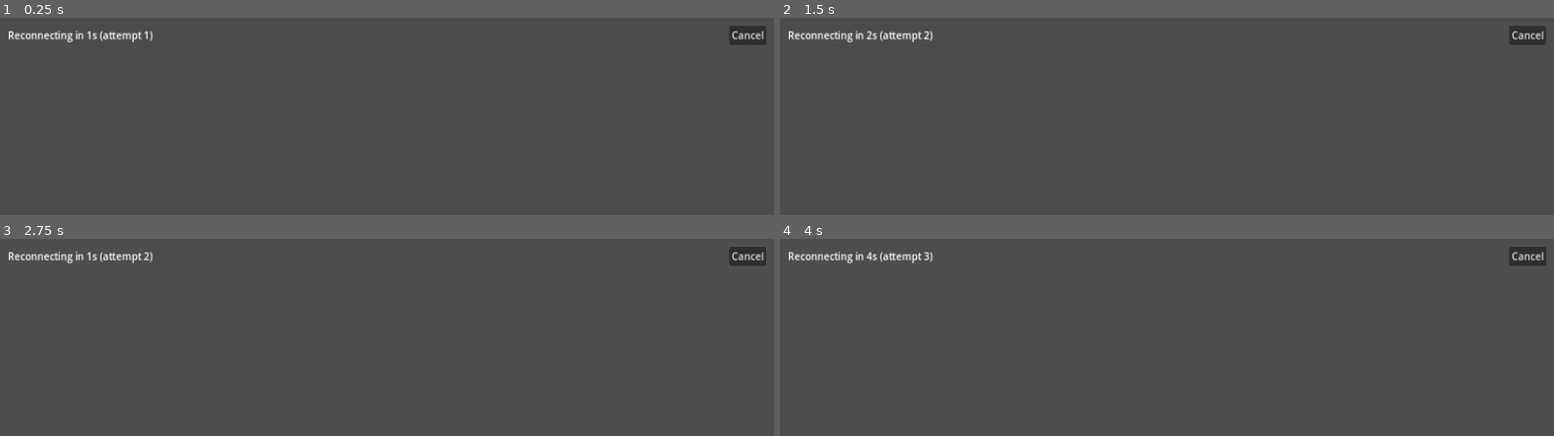
Above: before the commit, frames 1-4 (two rows, left to right).
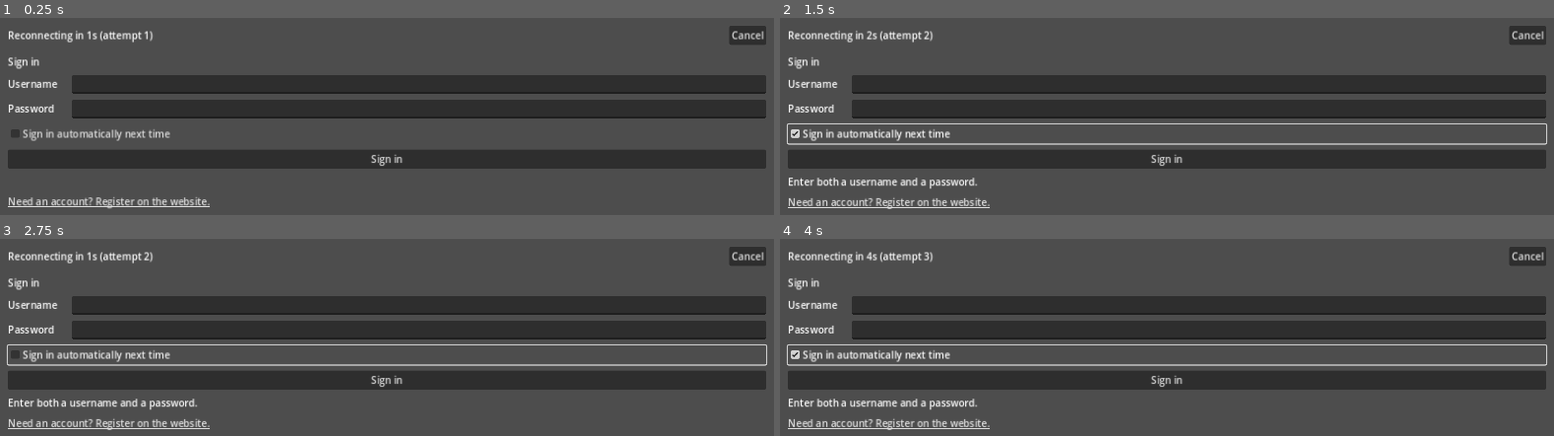
Above: after the commit, the same moments.

Repository: YUChoe/KarnasChronicles-DividedDominio-client
Game: Godot game, scene res://scenes/boot/boot.tscn
Same seed, same stepped clock (60 frames per second), same inputs: the game is played once before the commit and once after it.
Inputs (mouse positions are in pixels of both pictures, inside the frame that each line leads up to):
- Up to frame 1 (0.25 s): no input
- Up to frame 2 (1.5 s): click (1167, 159) at 0.5 s, where only the run after the commit has a clickable "Sign in"; click (1167, 134) at 1.25 s, where only the run after the commit has a clickable "Sign in automatically next ti…"
- Up to frame 3 (2.75 s): click (387, 355) at 2 s, where only the run after the commit has a clickable "Sign in automatically next ti…"
- Up to frame 4 (4 s): click (1167, 380) at 2.75 s, where only the run after the commit has a clickable "Sign in"; click (1167, 355) at 3.5 s, where only the run after the commit has a clickable "Sign in automatically next ti…"

The runs differ from the first frame. In frame 1, 28% of the frame differs, in the area x 1-99%, y 20-97%; in frame 2, 30%, in the area x 0-100%, y 20-97%; in frame 3, 30%; in frame 4, 30%.

Commit message:
feat: godot-client Task 3 로그인과 로그아웃
- scenes/login/: 폼, 거절 사유 안내, 랜딩 링크, 자동 로그인
- scenes/main/: 게임 화면 자리. 로그아웃과 어드민 진입 버튼
- scripts/auth/credential_store.gd: 암호화 자격 보관
- boot.gd 가 두 화면을 담고 전환한다

어드민 버튼 노출 조건은 admin_channel.available 이다. 요구사항 4.7 은
is_admin 이라고 하지만 계약이 available 을 쓴다. 권한이 있어도 어드민 포트를
열지 않은 배포가 있기 때문이며 요구사항 문서가 서버 Task 7.1 보다 먼저 쓰였다.

자격 정보는 open_encrypted_with_pass 로 암호화하고 열쇠는 설치마다 무작위로
만든다. 파일을 눈으로 열어 보는 수준과 백업 폴더 유출은 막지만 같은 사용자
권한의 로컬 공격자는 막지 못한다. OS 키체인 접근 수단이 없다.

스냅샷 셋을 세는 것은 새 신호 snapshot_received 다. player_changed 는
login_result 에서도 발신되어 player_state 도착과 구별되지 않는다.

검증: 실제 MUD 서버와 게이트웨이로 로그인, 실패, 로그아웃, 재로그인,
어드민 버튼 노출 확인. 이 과정에서 찾은 서버 결함 넷은 서버 71946ad 에서
고쳤다. check:godot 12개, npm test 38건 통과.

Diff:
--- a/godot/scenes/boot/boot.gd
+++ b/godot/scenes/boot/boot.gd
@@ -1,34 +1,48 @@
 extends Node
 
-## 조립 지점.
+## 조립 지점이자 화면 전환의 뿌리.
 ##
 ## 연결, 디스패처, 액션 송신, 상태 저장소를 엮는다. 각 부품은 서로를 직접 찾지
 ## 않고 이곳에서 주입받는다. autoload 식별자를 직접 참조하는 곳은 여기뿐이다.
-##
-## 지금은 연결 상태만 보여준다. Task 3 이 로그인 화면을 얹으면 이 씬이 화면
-## 전환의 뿌리가 된다.
+
+const LOGIN_SCENE := preload("res://scenes/login/login.tscn")
+const MAIN_SCENE := preload("res://scenes/main/main.tscn")
+
+const LABEL_LOGIN := "login"
+const LABEL_LOGOUT := "logout"
+
+## 로그인 성공 후 게임 화면을 열기 전에 기다리는 스냅샷
+const REQUIRED_SNAPSHOTS: Array[String] = [
+	Protocol.ROOM_INFO, Protocol.PLAYER_STATE, Protocol.INVENTORY,
+]
 
 const NOTICE_UNSUPPORTED := "This client is out of date. Please update to continue."
 const NOTICE_CHANNEL := "Wrong channel: expected %s but the server reported %s. Check the connection settings."
-const NOTICE_READY := "Connected to %s. Login arrives in Task 3."
 const NOTICE_GATEWAY := "The gateway refused the connection: %s"
+const NOTICE_ADMIN := "The admin panel arrives in Task 11."
+const NOTICE_TIMEOUT := "The server did not answer the %s request."
 
 @onready var _connection: Connection = $Connection
 @onready var _action_sender: ActionSender = $ActionSender
 @onready var _indicator: ConnectionIndicator = %ConnectionIndicator
+@onready var _screens: Control = %Screens
 @onready var _notice: Label = %Notice
 
 var _config: ClientConfig = null
 var _dispatcher: Dispatcher = null
+var _store: GameStateStore = null
+var _login: LoginScreen = null
+var _main: MainScreen = null
+## 로그인 후 도착한 스냅샷 종류
+var _snapshots: Dictionary = {}
 
 
 func _ready() -> void:
 	_config = ClientConfig.load_or_create()
-
-	var store := get_node("/root/GameState") as GameStateStore
+	_store = get_node("/root/GameState") as GameStateStore
 
 	_dispatcher = Dispatcher.new()
-	_dispatcher.state = store
+	_dispatcher.state = _store
 
 	_connection.set_dispatcher(_dispatcher)
 	_connection.locale = _config.locale
@@ -36,30 +50,172 @@
 	_action_sender.connection = _connection
 	_action_sender.set_dispatcher(_dispatcher)
 
-	_connection.state_changed.connect(_on_state_changed.bind(store))
+	_connection.state_changed.connect(_on_state_changed)
 	_connection.protocol_unsupported.connect(_on_protocol_unsupported)
 	_connection.channel_mismatch.connect(_on_channel_mismatch)
 	_connection.closed.connect(_on_closed)
+
 	_dispatcher.gateway_error.connect(_on_gateway_error)
-
-	store.resync_required.connect(_on_resync_required)
+	_dispatcher.login_result_received.connect(_on_login_result)
+	_dispatcher.logout_result_received.connect(_on_logout_result)
+
+	_action_sender.request_timed_out.connect(_on_request_timed_out)
+
+	_store.resync_required.connect(_on_resync_required)
+	_store.snapshot_received.connect(_on_snapshot_received)
 
 	_indicator.bind(_connection)
 	_indicator.reconnect_requested.connect(_on_reconnect_requested)
 
+	_build_screens()
 	_notice.text = ""
 	_connection.open(_config.game_url())
 
 
-func _on_state_changed(state: Connection.State, store: GameStateStore) -> void:
-	store.set_connection_state(int(state), _connection.get_reconnect_attempt())
+## 순서가 중요하다. `@onready` 변수는 노드가 트리에 들어가 `_ready` 가 돌아야
+## 채워진다. `add_child` 보다 먼저 설정 메서드를 부르면 null 접근이 된다.
+func _build_screens() -> void:
+	_login = LOGIN_SCENE.instantiate()
+	_screens.add_child(_login)
+	_login.set_landing_url(_config.landing_url)
+	_login.submitted.connect(_on_login_submitted)
+
+	_main = MAIN_SCENE.instantiate()
+	_screens.add_child(_main)
+	_main.bind(_store)
+	_main.logout_requested.connect(_on_logout_requested)
+	_main.admin_requested.connect(_on_admin_requested)
+
+	var saved := CredentialStore.load_credentials()
+	if not saved.is_empty():
+		_login.prefill(
+			Protocol.as_string(saved.get("username")),
+			Protocol.as_string(saved.get("password")),
+			_config.auto_login)
+
+	_show_login()
+
+
+func _show_login() -> void:
+	_login.visible = true
+	_main.visible = false
+	_snapshots = {}
+
+
+func _show_main() -> void:
+	_login.visible = false
+	_main.visible = true
+	_notice.text = ""
+	print("게임 화면 진입. 어드민 버튼 노출=%s" % str(
+		Protocol.as_bool(_store.admin_channel.get("available"))))
+
+
+func _on_state_changed(state: Connection.State) -> void:
+	_store.set_connection_state(int(state), _connection.get_reconnect_attempt())
 	print("연결 상태: %s" % Connection.State.keys()[int(state)])
 
 	if state == Connection.State.READY:
-		_notice.text = NOTICE_READY % _config.game_url()
-	elif state == Connection.State.DISCONNECTED:
+		_login.set_connected(true)
+		_maybe_auto_login()
+		return
+
+	if state == Connection.State.DISCONNECTED:
 		# 응답이 올 수 없으므로 대기 중인 버튼을 되살린다
 		_action_sender.clear_pending()
+		# 서버 세션이 사라졌으므로 인증 상태도 버린다
+		_store.reset_session()
+		_login.set_connected(false)
+		_show_login()
+
+
+func _maybe_auto_login() -> void:
+	if not _config.auto_login:
+		_login.focus_first_empty()
+		return
+	var saved := CredentialStore.load_credentials()
+	if saved.is_empty():
+		return
+	_on_login_submitted(
+		Protocol.as_string(saved.get("username")),
+		Protocol.as_string(saved.get("password")),
+		true)
+
+
+func _on_login_submitted(username: String, password: String, remember: bool) -> void:
+	_login.set_busy(true)
+	_config.auto_login = remember
+	_config.save()
+
+	if remember:
+		CredentialStore.save_credentials(username, password)
+	else:
+		CredentialStore.clear()
+
+	var seq := _action_sender.send_request(
+		Protocol.LOGIN,
+		{"username": username, "password": password},
+		LABEL_LOGIN)
+	if seq == 0:
+		_login.show_notice("Could not send the sign-in request.")
+
+
+func _on_login_result(payload: Dictionary) -> void:
+	if not Protocol.as_bool(payload.get("success")):
+		# 저장된 자격이 더 이상 맞지 않으므로 자동 로그인을 끈다
+		CredentialStore.clear()
+		_config.auto_login = false
+		_config.save()
+		var code := Protocol.as_string(payload.get("reason_code"), "UNKNOWN")
+		print("로그인 거절: %s" % code)
+		_login.show_rejection(code)
+		return
+
+	# 계약이 room_info, player_state, inventory 를 이어서 보낸다. 셋을 모두 받은
+	# 뒤에 게임 화면을 연다.
+	_snapshots = {}
+	_login.set_busy(true)
+	print("로그인 성공: %s" % Protocol.as_string(_store.player.get("username"), "?"))
+
+
+func _on_snapshot_received(kind: String) -> void:
+	if not _store.authenticated or _main.visible:
+		return
+	if not REQUIRED_SNAPSHOTS.has(kind):
+		return
+
+	_snapshots[kind] = true
+	print("스냅샷 도착: %s" % kind)
+	for required: String in REQUIRED_SNAPSHOTS:
+		if not _snapshots.has(required):
+			return
+	_show_main()
+
+
+func _on_logout_requested() -> void:
+	_main.set_logout_busy(true)
+	var seq := _action_sender.send_request(Protocol.LOGOUT, {}, LABEL_LOGOUT)
+	if seq == 0:
+		_main.set_logout_busy(false)
+
+
+## 인증만 해제되고 연결은 유지된다. 다른 계정으로 다시 들어갈 수 있다.
+func _on_logout_result(_payload: Dictionary) -> void:
+	_main.set_logout_busy(false)
+	_show_login()
+	_login.show_notice("")
+	_login.focus_first_empty()
+
+
+func _on_admin_requested() -> void:
+	_notice.text = NOTICE_ADMIN
+
+
+func _on_request_timed_out(_seq: int, label: String) -> void:
+	if label == LABEL_LOGIN:
+		_login.show_notice(NOTICE_TIMEOUT % label)
+	elif label == LABEL_LOGOUT:
+		_main.set_logout_busy(false)
+		_notice.text = NOTICE_TIMEOUT % label
 
 
 func _on_protocol_unsupported(version: int) -> void:
--- a/godot/scenes/boot/boot.tscn
+++ b/godot/scenes/boot/boot.tscn
@@ -33,6 +33,11 @@
 unique_name_in_owner = true
 layout_mode = 2
 
+[node name="Screens" type="VBoxContainer" parent="Margin/VBox"]
+unique_name_in_owner = true
+layout_mode = 2
+size_flags_vertical = 3
+
 [node name="Notice" type="Label" parent="Margin/VBox"]
 unique_name_in_owner = true
 layout_mode = 2
--- /dev/null
+++ b/godot/scenes/login/login.gd
@@ -0,0 +1,106 @@
+class_name LoginScreen
+extends VBoxContainer
+
+## 로그인 화면.
+##
+## 회원가입 경로를 제공하지 않는다. 계정 생성은 랜딩 사이트가 서버의 계정 생성
+## 경로를 호출해 처리하며 이 화면은 링크만 보여준다.
+##
+## 거절 사유 문구는 자체 보유한다. 서버가 `message.key` 를 함께 보내지만 실패
+## 사유가 셋뿐이고 화면 맥락에 맞는 안내가 필요하다. Task 2.3 에서 Translator 를
+## 거치게 한다.
+
+signal submitted(username: String, password: String, remember: bool)
+
+## 계약이 정의한 로그인 실패 사유. 사용자명 존재 여부를 구분해 알려주지 않는
+## 것이 계정 열거 공격을 막는 조치이므로 문구도 구분하지 않는다.
+const REASON_TEXT := {
+	"INVALID_CREDENTIALS": "The username or password is incorrect.",
+	"ALREADY_LOGGED_IN": "That account is already signed in elsewhere.",
+	"ACCOUNT_LOCKED": "That account is locked. Please contact an administrator.",
+}
+const REASON_FALLBACK := "Sign-in failed (%s)."
+const TEXT_WAITING := "Signing in…"
+const TEXT_DISCONNECTED := "Not connected to the server."
+
+@onready var _username: LineEdit = %UsernameEdit
+@onready var _password: LineEdit = %PasswordEdit
+@onready var _remember: CheckBox = %RememberCheck
+@onready var _submit: Button = %SubmitButton
+@onready var _message: Label = %MessageLabel
+@onready var _landing: LinkButton = %LandingLink
+
+
+func _ready() -> void:
+	_submit.pressed.connect(_on_submit_pressed)
+	_username.text_submitted.connect(_on_text_submitted)
+	_password.text_submitted.connect(_on_text_submitted)
+	_landing.pressed.connect(_on_landing_pressed)
+	_message.text = ""
+
+
+func set_landing_url(url: String) -> void:
+	_landing.uri = url
+
+
+## 저장된 자격으로 폼을 채운다. 자동 로그인은 호출 측이 결정한다.
+func prefill(username: String, password: String, remember: bool) -> void:
+	_username.text = username
+	_password.text = password
+	_remember.button_pressed = remember
+
+
+## 연결이 준비되지 않았으면 입력을 막는다.
+func set_connected(connected: bool) -> void:
+	_submit.disabled = not connected
+	if not connected:
+		_message.text = TEXT_DISCONNECTED
+	elif _message.text == TEXT_DISCONNECTED:
+		_message.text = ""
+
+
+func set_busy(busy: bool) -> void:
+	_submit.disabled = busy
+	_username.editable = not busy
+	_password.editable = not busy
+	if busy:
+		_message.text = TEXT_WAITING
+
+
+func show_rejection(reason_code: String) -> void:
+	set_busy(false)
+	_password.text = ""
+	_message.text = REASON_TEXT.get(reason_code, REASON_FALLBACK % reason_code)
+
+
+func show_notice(text: String) -> void:
+	set_busy(false)
+	_message.text = text
+
+
+func focus_first_empty() -> void:
+	if _username.text.is_empty():
+		_username.grab_focus()
+	else:
+		_password.grab_focus()
+
+
+func _on_text_submitted(_text: String) -> void:
+	_on_submit_pressed()
+
+
+func _on_submit_pressed() -> void:
+	var username := _username.text.strip_edges()
+	var password := _password.text
+	if username.is_empty() or password.is_empty():
+		_message.text = "Enter both a username and a password."
+		return
+	submitted.emit(username, password, _remember.button_pressed)
+
+
+func _on_landing_pressed() -> void:
+	if _landing.uri.is_empty():
+		return
+	var status := OS.shell_open(_landing.uri)
+	if status != OK:
+		push_warning("랜딩 사이트를 열 수 없습니다: %s (%d)" % [_landing.uri, status])
--- /dev/null
+++ b/godot/scenes/login/login.tscn
@@ -0,0 +1,64 @@
+[gd_scene load_steps=2 format=3]
+
+[ext_resource type="Script" path="res://scenes/login/login.gd" id="1_login"]
+
+[node name="Login" type="VBoxContainer"]
+offset_right = 480.0
+offset_bottom = 320.0
+theme_override_constants/separation = 10
+script = ExtResource("1_login")
+
+[node name="Title" type="Label" parent="."]
+layout_mode = 2
+text = "Sign in"
+
+[node name="UsernameRow" type="HBoxContainer" parent="."]
+layout_mode = 2
+theme_override_constants/separation = 8
+
+[node name="UsernameLabel" type="Label" parent="UsernameRow"]
+custom_minimum_size = Vector2(96, 0)
+layout_mode = 2
+text = "Username"
+
+[node name="UsernameEdit" type="LineEdit" parent="UsernameRow"]
+unique_name_in_owner = true
+custom_minimum_size = Vector2(240, 0)
+layout_mode = 2
+size_flags_horizontal = 3
+
+[node name="PasswordRow" type="HBoxContainer" parent="."]
+layout_mode = 2
+theme_override_constants/separation = 8
+
+[node name="PasswordLabel" type="Label" parent="PasswordRow"]
+custom_minimum_size = Vector2(96, 0)
+layout_mode = 2
+text = "Password"
+
+[node name="PasswordEdit" type="LineEdit" parent="PasswordRow"]
+unique_name_in_owner = true
+custom_minimum_size = Vector2(240, 0)
+layout_mode = 2
+size_flags_horizontal = 3
+secret = true
+
+[node name="RememberCheck" type="CheckBox" parent="."]
+unique_name_in_owner = true
+layout_mode = 2
+text = "Sign in automatically next time"
+
+[node name="SubmitButton" type="Button" parent="."]
+unique_name_in_owner = true
+layout_mode = 2
+text = "Sign in"
+
+[node name="MessageLabel" type="Label" parent="."]
+unique_name_in_owner = true
+layout_mode = 2
+autowrap_mode = 3
+
+[node name="LandingLink" type="LinkButton" parent="."]
+unique_name_in_owner = true
+layout_mode = 2
+text = "Need an account? Register on the website."
--- /dev/null
+++ b/godot/scenes/main/main.gd
@@ -0,0 +1,60 @@
+class_name MainScreen
+extends VBoxContainer
+
+## 게임 화면.
+##
+## 지금은 로그인 이후 상태를 확인하고 로그아웃과 어드민 진입을 제공하는 최소
+## 구성이다. 방 표시, 출구 버튼, 엔티티 버튼, 미니맵은 Task 5 가 채운다.
+
+signal logout_requested()
+signal admin_requested()
+
+const TEXT_PLACEHOLDER := "The room view, exits, entities and minimap arrive in Task 5."
+
+@onready var _summary: Label = %SummaryLabel
+@onready var _position: Label = %PositionLabel
+@onready var _logout: Button = %LogoutButton
+@onready var _admin: Button = %AdminButton
+@onready var _placeholder: Label = %PlaceholderLabel
+
+var _state: GameStateStore = null
+
+
+func _ready() -> void:
+	_logout.pressed.connect(func() -> void: logout_requested.emit())
+	_admin.pressed.connect(func() -> void: admin_requested.emit())
+	_placeholder.text = TEXT_PLACEHOLDER
+
+
+func bind(state: GameStateStore) -> void:
+	_state = state
+	_state.player_changed.connect(_refresh)
+	_state.room_changed.connect(_refresh)
+	_refresh()
+
+
+func set_logout_busy(busy: bool) -> void:
+	_logout.disabled = busy
+
+
+func _refresh() -> void:
+	if _state == null:
+		return
+
+	var display_name := Protocol.as_string(_state.player.get("display_name"), "?")
+	var username := Protocol.as_string(_state.player.get("username"), "?")
+	_summary.text = "%s (%s)" % [display_name, username]
+
+	if _state.room.is_empty():
+		_position.text = ""
+	else:
+		_position.text = "%s (%d, %d) — %s" % [
+			Protocol.as_string(_state.room.get("room_type"), "?"),
+			Protocol.as_int(_state.room.get("x")),
+			Protocol.as_int(_state.room.get("y")),
+			_state.time_of_day,
+		]
+
+	# 권한만으로는 진입 가능 여부를 알 수 없다. 어드민 포트를 열지 않은 배포가
+	# 있으므로 서버가 알려준 `available` 이 참일 때만 노출한다.
+	_admin.visible = Protocol.as_bool(_state.admin_channel.get("available"))
--- /dev/null
+++ b/godot/scenes/main/main.tscn
@@ -0,0 +1,37 @@
+[gd_scene load_steps=2 format=3]
+
+[ext_resource type="Script" path="res://scenes/main/main.gd" id="1_main"]
+
+[node name="Main" type="VBoxContainer"]
+offset_right = 640.0
+offset_bottom = 320.0
+theme_override_constants/separation = 10
+script = ExtResource("1_main")
+
+[node name="SummaryLabel" type="Label" parent="."]
+unique_name_in_owner = true
+layout_mode = 2
+
+[node name="PositionLabel" type="Label" parent="."]
+unique_name_in_owner = true
+layout_mode = 2
+
+[node name="PlaceholderLabel" type="Label" parent="."]
+unique_name_in_owner = true
+layout_mode = 2
+autowrap_mode = 3
+
+[node name="Buttons" type="HBoxContainer" parent="."]
+layout_mode = 2
+theme_override_constants/separation = 8
+
+[node name="LogoutButton" type="Button" parent="Buttons"]
+unique_name_in_owner = true
+layout_mode = 2
+text = "Sign out"
+
+[node name="AdminButton" type="Button" parent="Buttons"]
+unique_name_in_owner = true
+visible = false
+layout_mode = 2
+text = "Admin panel"
--- /dev/null
+++ b/godot/scripts/auth/credential_store.gd
@@ -0,0 +1,79 @@
+class_name CredentialStore
+extends RefCounted
+
+## 자동 로그인용 자격 정보 보관.
+##
+## 요구사항이 평문 보관을 금지한다. `FileAccess.open_encrypted_with_pass` 로
+## 암호화해 쓰고, 열쇠는 설치마다 무작위로 만들어 별도 파일에 둔다.
+##
+## 이것이 지키는 범위를 분명히 해 둔다. 파일을 눈으로 열어 보는 수준과 백업이나
+## 동기화 폴더에 자격 정보가 그대로 흘러가는 것을 막는다. 같은 사용자 권한으로
+## 로컬 파일에 접근할 수 있는 공격자는 열쇠 파일도 읽을 수 있으므로 막지 못한다.
+## 그 수준의 보호는 OS 키체인이 필요하고 Godot 이 접근 수단을 제공하지 않는다.
+
+const STORE_PATH := "user://credentials.dat"
+const KEY_PATH := "user://install.key"
+const KEY_BYTES := 32
+
+
+## 저장된 자격이 있으면 `{"username": ..., "password": ...}`, 없으면 빈 dict.
+static func load_credentials() -> Dictionary:
+	if not FileAccess.file_exists(STORE_PATH):
+		return {}
+
+	var file := FileAccess.open_encrypted_with_pass(
+		STORE_PATH, FileAccess.READ, _install_key())
+	if file == null:
+		push_warning("자격 정보를 열 수 없습니다. 지웁니다.")
+		clear()
+		return {}
+
+	var text := file.get_as_text()
+	file.close()
+
+	var parsed: Variant = JSON.parse_string(text)
+	var data := Protocol.as_dict(parsed)
+	if not data.has("username") or not data.has("password"):
+		return {}
+	return data
+
+
+static func save_credentials(username: String, password: String) -> void:
+	var file := FileAccess.open_encrypted_with_pass(
+		STORE_PATH, FileAccess.WRITE, _install_key())
+	if file == null:
+		push_warning("자격 정보를 저장할 수 없습니다.")
+		return
+
+	file.store_string(JSON.stringify({
+		"username": username,
+		"password": password,
+	}))
+	file.close()
+
+
+static func clear() -> void:
+	if FileAccess.file_exists(STORE_PATH):
+		DirAccess.remove_absolute(ProjectSettings.globalize_path(STORE_PATH))
+
+
+## 설치마다 다른 무작위 열쇠. 없으면 만든다.
+static func _install_key() -> String:
+	if FileAccess.file_exists(KEY_PATH):
+		var reader := FileAccess.open(KEY_PATH, FileAccess.READ)
+		if reader != null:
+			var stored := reader.get_as_text().strip_edges()
+			reader.close()
+			if not stored.is_empty():
+				return stored
+
+	var crypto := Crypto.new()
+	var key := crypto.generate_random_bytes(KEY_BYTES).hex_encode()
+
+	var writer := FileAccess.open(KEY_PATH, FileAccess.WRITE)
+	if writer == null:
+		push_warning("열쇠 파일을 만들 수 없습니다.")
+		return key
+	writer.store_string(key)
+	writer.close()
+	return key
--- a/godot/scripts/net/client_config.gd
+++ b/godot/scripts/net/client_config.gd
@@ -10,13 +10,20 @@
 const SECTION_NETWORK := "network"
 const SECTION_UI := "ui"
 
+const SECTION_AUTH := "auth"
+
 const DEFAULT_HOST := "localhost"
 const DEFAULT_PORT := 3000
 const DEFAULT_LOCALE := "en"
+## 회원가입 경로. 게임 클라이언트는 계정을 만들지 않고 이곳으로 안내만 한다.
+## 랜딩 사이트는 `gateway-landing` Task 5 에서 만든다.
+const DEFAULT_LANDING_URL := "http://localhost:3000/"
 
 var host := DEFAULT_HOST
 var port := DEFAULT_PORT
 var locale := DEFAULT_LOCALE
+var landing_url := DEFAULT_LANDING_URL
+var auto_login := false
 
 
 static func load_or_create() -> ClientConfig:
@@ -33,6 +40,11 @@
 		file.get_value(SECTION_NETWORK, "port", DEFAULT_PORT), DEFAULT_PORT)
 	config.locale = Protocol.as_string(
 		file.get_value(SECTION_UI, "locale", DEFAULT_LOCALE), DEFAULT_LOCALE)
+	config.landing_url = Protocol.as_string(
+		file.get_value(SECTION_UI, "landing_url", DEFAULT_LANDING_URL),
+		DEFAULT_LANDING_URL)
+	config.auto_login = Protocol.as_bool(
+		file.get_value(SECTION_AUTH, "auto_login", false))
 	return config
 
 
@@ -41,6 +53,8 @@
 	file.set_value(SECTION_NETWORK, "host", host)
 	file.set_value(SECTION_NETWORK, "port", port)
 	file.set_value(SECTION_UI, "locale", locale)
+	file.set_value(SECTION_UI, "landing_url", landing_url)
+	file.set_value(SECTION_AUTH, "auto_login", auto_login)
 
 	var status := file.save(CONFIG_PATH)
 	if status != OK:
--- a/godot/scripts/state/game_state.gd
+++ b/godot/scripts/state/game_state.gd
@@ -28,6 +28,9 @@
 signal chat_received(entry: Dictionary)
 signal event_received(entry: Dictionary)
 signal connection_changed()
+## 스냅샷 메시지가 도착했다. 값은 `room_info`, `player_state`, `inventory`,
+## `combat_state` 중 하나다. 로그인 직후 셋을 모두 받았는지 세는 데 쓴다.
+signal snapshot_received(kind: String)
 
 ## 보유한 엔티티 사본에 없는 대상의 갱신을 받았을 때 발신한다.
 ## 연결 계층이 `look` verb 로 방 전체를 재요청한다.
@@ -107,6 +110,7 @@
 func apply_player_state(payload: Dictionary) -> void:
 	player = Protocol.as_dict(payload.get("player"))
 	player_changed.emit()
+	snapshot_received.emit(Protocol.PLAYER_STATE)
 
 
 func apply_room_info(payload: Dictionary) -> void:
@@ -123,6 +127,7 @@
 
 	room_changed.emit()
 	entities_changed.emit()
+	snapshot_received.emit(Protocol.ROOM_INFO)
 
 
 func apply_entity_enter(payload: Dictionary) -> void:
@@ -166,6 +171,7 @@
 	}
 	equipped = Protocol.as_dict(payload.get("equipped"))
 	inventory_changed.emit()
+	snapshot_received.emit(Protocol.INVENTORY)
 
 
 func apply_container_contents(payload: Dictionary) -> void:
@@ -178,6 +184,7 @@
 func apply_combat_state(payload: Dictionary) -> void:
 	combat = payload.duplicate(true)
 	combat_changed.emit()
+	snapshot_received.emit(Protocol.COMBAT_STATE)
 
 
 func apply_dialogue(payload: Dictionary) -> void:
Not shown, changed: .kiro/specs/godot-client/tasks.md
